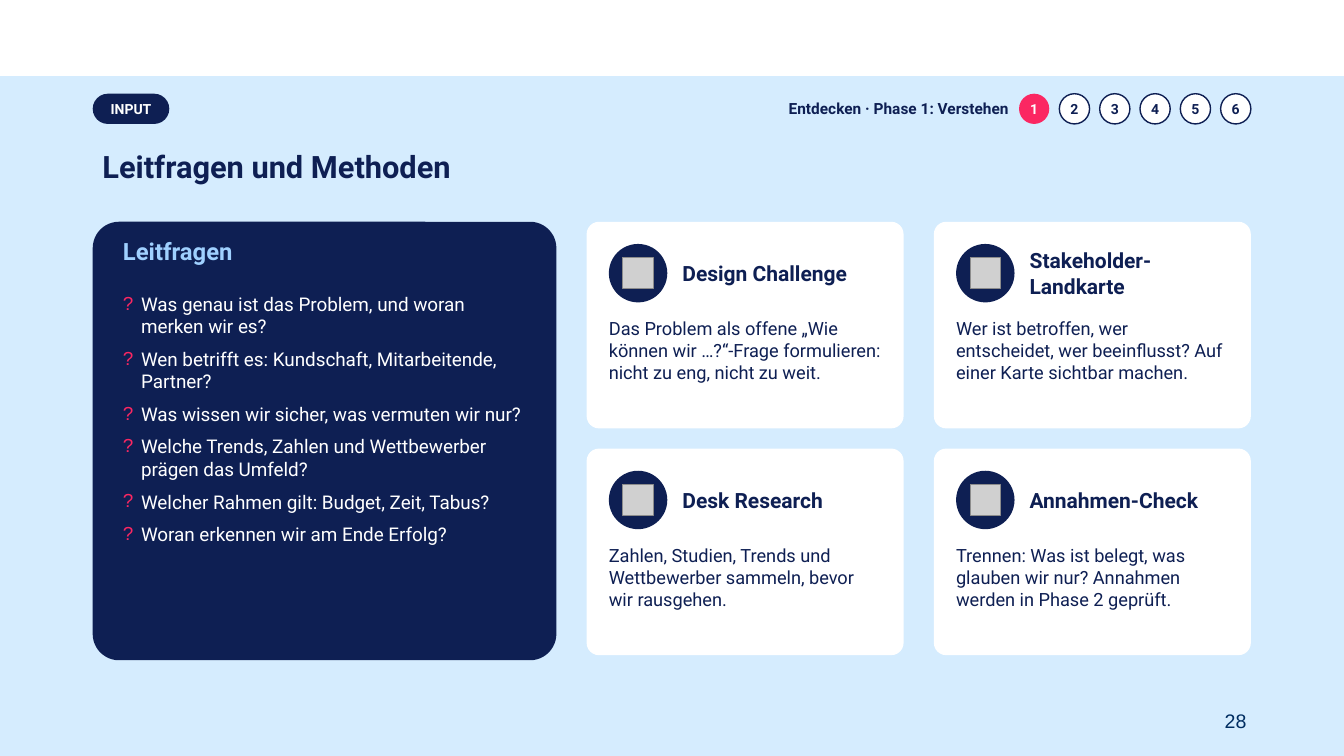
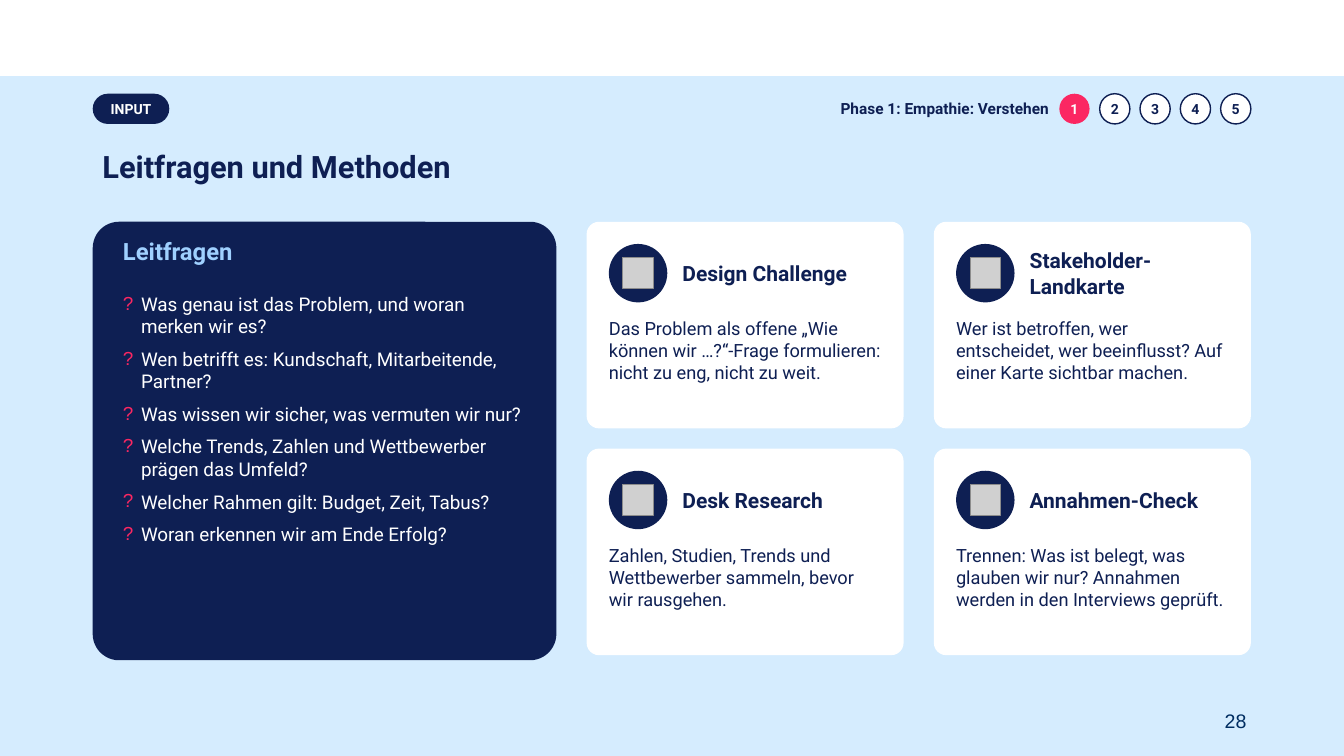
Before and after one commit to nina-nue/NKN, a slide deck: slide 28 of workshop-ki-fuer-kmu/KI-INNOVATION_Teil1_2026-11-03.pptx. Drawn at 1344x756 pixels with LibreOffice and Linux fonts; fonts in the diff are those of the drawing; grey boxes stand for pictures; background and template pictures are left out. Boxes give left, top, right and bottom in pixels: in the first picture for what was removed or moved away, otherwise in the second. Text is boxed around its words. In the diff, an @@ line names an element or a change of style, - is before the commit and + after.

```diff
--- a/workshop-ki-fuer-kmu/KI-INNOVATION_Teil1_2026-11-03.pptx
+++ b/workshop-ki-fuer-kmu/KI-INNOVATION_Teil1_2026-11-03.pptx
@@ text at (841,102,1049,117): text changed @@
-Entdecken · Phase 1: Verstehen
+Phase 1: Empathie: Verstehen
@@ 5 ellipses: place and size @@
-5 ellipses at (1019,94,1211,124)
+5 ellipses at (1060,94,1251,124)
@@ text at (956,548,1223,610): text changed @@
-Trennen: Was ist belegt, was glauben wir nur? Annahmen werden in Phase 2 geprüft.
+Trennen: Was ist belegt, was glauben wir nur? Annahmen werden in den Interviews geprüft.
```
Also in this commit, not shown: 36 other slides changed, 3 other files.
